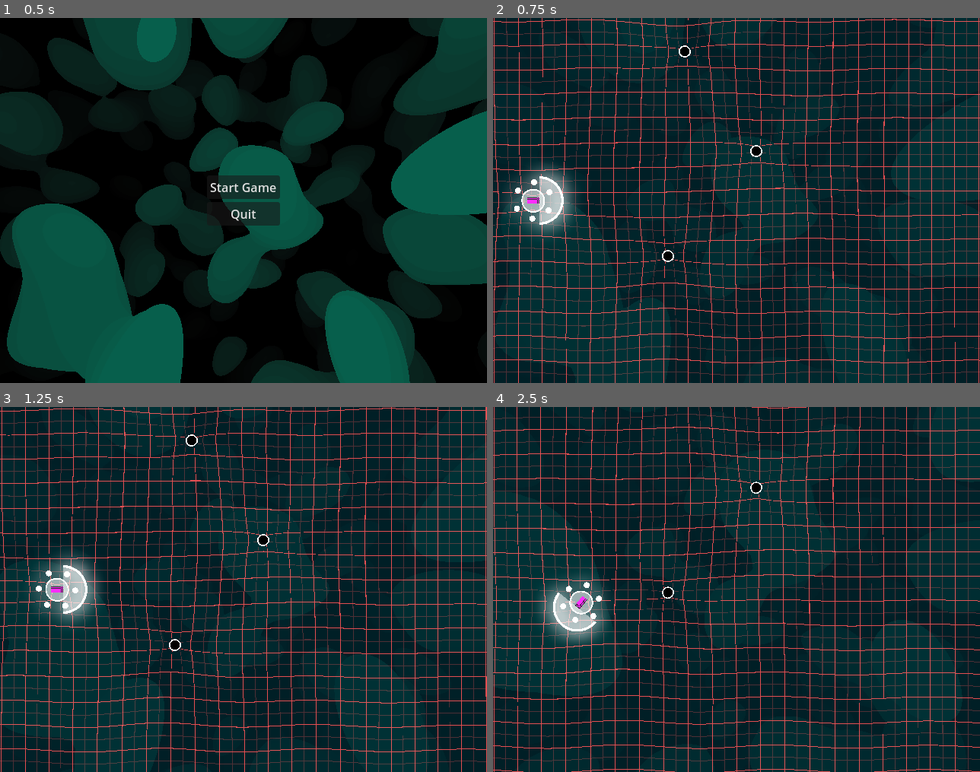
Above: before the commit, frames 1-4 (two rows, left to right).
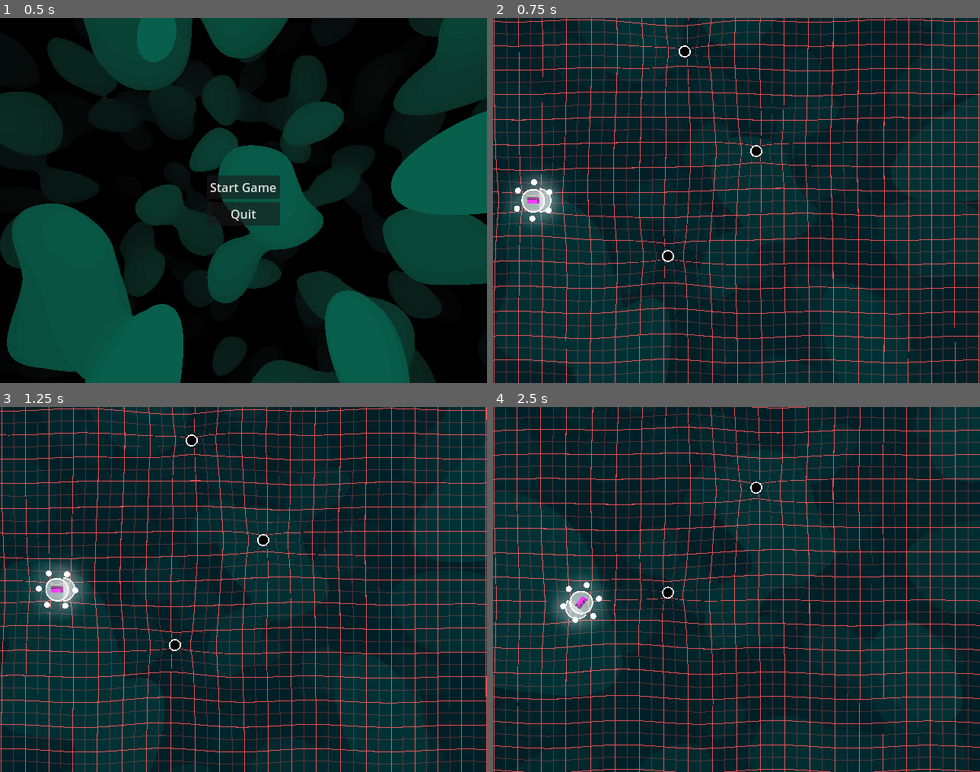
Above: after the commit, the same moments.

Repository: 3xcpy/roguelike-arcade-driving
Game: Godot game, scene res://scenes/main.tscn
Two runs of this game, one before a commit and one after it. Both use one fixed random seed, a clock stepped at 60 frames per second and the inputs below. The engine's default icon, where the game draws it, is replaced by a stand-in: a white triangle on a blue panel in a dark square.
Inputs (mouse positions are in pixels of both pictures, inside the frame that each line leads up to):
- Up to frame 1 (0.5 s): no input
- Up to frame 2 (0.75 s): click "Start Game" at 0.5 s
- Up to frame 3 (1.25 s): no input
- Up to frame 4 (2.5 s): tap Enter (ui_accept) at 1.25, 1.52, 2.27 s; move the mouse to (843, 571) at 1.27 s; hold Right (steer_right) 1.28-2.03 s; tap Alt at 1.35 s; move the mouse to (639, 607) at 2.02 s; hold Down from 2.03 s (still down); tap Shift at 2.1 s

Frame 1 is identical in both runs. In frame 2, 1.1% of the frame differs, in the area x 8-17%, y 40-60%; in frame 3, 1.1%; in frame 4, 1.2%, in the area x 9-23%, y 48-65%.

Commit message:
add levelup infrastructure

Diff:
--- a/scenes/player.tscn
+++ b/scenes/player.tscn
@@ -72,7 +72,6 @@
 
 [node name="Ram" parent="Weapons" instance=ExtResource("6_fjrip")]
 position = Vector2(8, 0)
-radius = 32.0
 
 [node name="Camera2D" type="Camera2D" parent="."]
 limit_left = 0
--- /dev/null
+++ b/scripts/game_manager.gd
@@ -0,0 +1,18 @@
+class_name GameManager extends Node2D
+
+@export var initial_score_to_level: int = 10
+var level: int = 0
+var score_to_level: int = 0
+@export var scalar: float = 1.05
+
+
+func add_score(amount: int) -> void:
+	score_to_level -= amount
+	if score_to_level <= 0:
+		levelup(-score_to_level)
+
+
+func levelup(overshoot: int) -> void:
+	level += 1
+	score_to_level = (int)(initial_score_to_level * pow(scalar, level))
+	score_to_level -= overshoot
Not shown, added: scripts/game_manager.gd.uid
